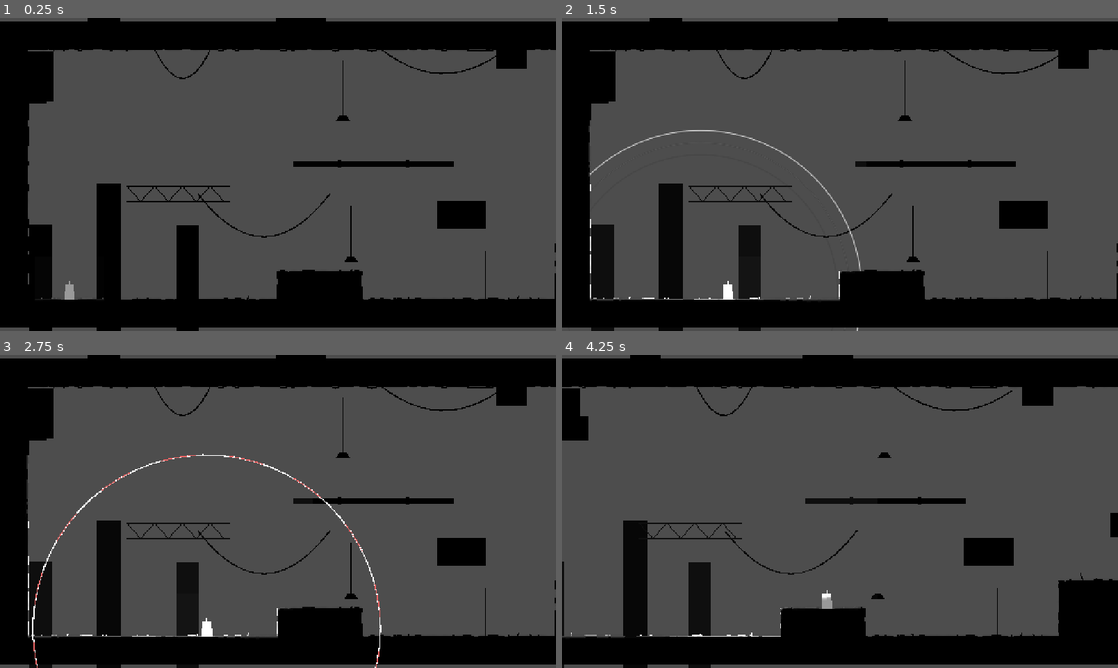
Above: before the commit, frames 1-4 (two rows, left to right).
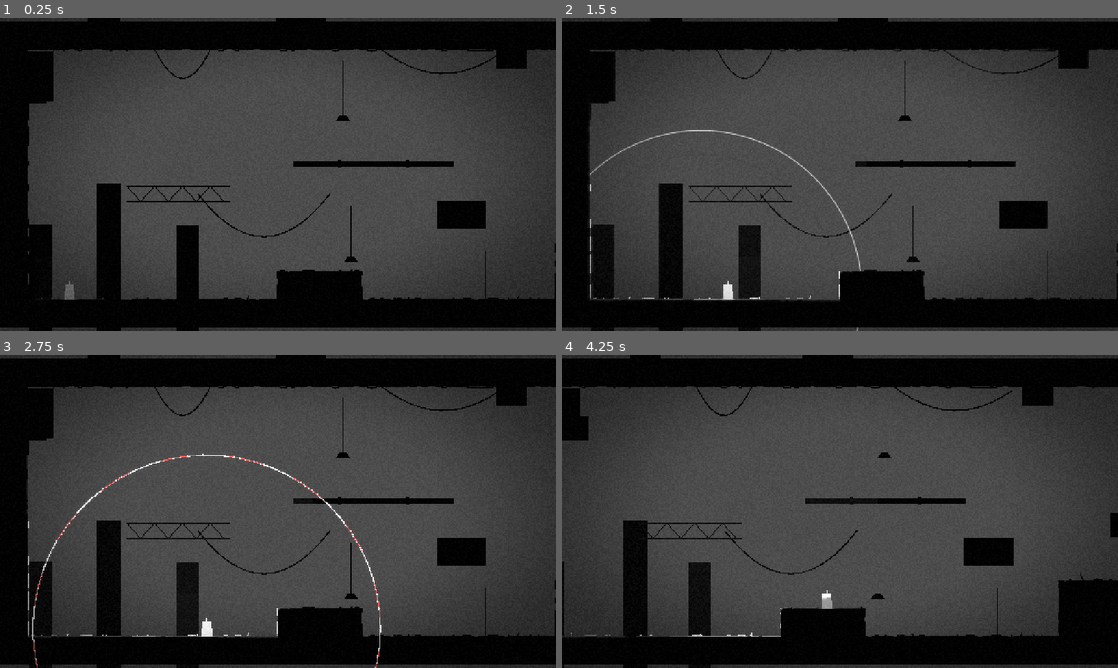
Above: after the commit, the same moments.

Repository: Joshuamathewj2/Signal-Lost
Game: Godot game, scene res://scenes/main/main.tscn
The game is run twice, just before and just after one commit, with the same random seed, the same clock (stepped at 60 frames per second) and the same inputs.
Inputs (mouse positions are in pixels of both pictures, inside the frame that each line leads up to):
- Up to frame 1 (0.25 s): no input
- Up to frame 2 (1.5 s): tap Enter at 0.5 s; move the mouse to (962, 158) at 0.52 s; press the mouse at (962, 158) at 0.53 s; hold D (move_right) from 0.53 s (still down); tap Space (jump) at 0.77 s; tap P at 0.8, 1.35 s; move the mouse to (728, 190) at 1.27 s; release the mouse at (728, 190) at 1.28 s
- Up to frame 3 (2.75 s): tap Space (jump) at 1.52 s; click (166, 527) at 1.55 s; move the mouse to (333, 442) at 2.02 s; release D (move_right) at 2.03 s; press the mouse at (333, 442) at 2.03 s; hold A (move_left) from 2.03 s (still down); tap P at 2.3 s
- Up to frame 4 (4.25 s): move the mouse to (812, 574) at 2.77 s; release A (move_left) at 2.78 s; release the mouse at (812, 574) at 2.78 s; hold D (move_right) from 2.78 s (still down); tap Shift (sneak) at 2.85 s; tap Space (jump) at 3.02, 3.77 s; click (812, 574) at 3.05 s; move the mouse to (1006, 558) at 3.52 s; tap P at 3.6 s; click (1006, 558) at 3.67 s

The runs differ from the first frame. In frame 1, 9.0% of the frame differs, in the area x 0-100%, y 0-100%; in frame 2, 9.4%; in frame 3, 9.3%; in frame 4, 11%.
Error in both runs: Invalid access to property or key 'origin' on a base object of type 'RefCounted (NoiseEvent)'. (res://scenes/sonar/ripple_rings.gd:22)

Commit message:
P6-T1: post fx

Diff:
--- /dev/null
+++ b/scenes/fx/post_fx.gd
@@ -0,0 +1,78 @@
+class_name PostFx
+extends ColorRect
+
+@export var default_vignette_strength: float = 0.45
+@export var default_vignette_radius: float = 0.75
+@export var default_grain_amount: float = 0.06
+@export var default_bloom_amount: float = 0.25
+
+var ca_tween: Tween = null
+var flash_tween: Tween = null
+var mat: ShaderMaterial = null
+
+func _ready() -> void:
+	mat = material as ShaderMaterial
+	set_anchors_preset(Control.PRESET_FULL_RECT)
+	mouse_filter = Control.MOUSE_FILTER_IGNORE
+
+	if GameState != null and GameState.has_signal("detected"):
+		GameState.detected.connect(_on_detected)
+
+	if SceneRouter != null and SceneRouter.has_signal("level_loaded"):
+		SceneRouter.level_loaded.connect(_on_level_loaded)
+
+	_apply_settings()
+
+func _on_level_loaded(root: Node) -> void:
+	var player: Node = root.get_tree().get_first_node_in_group(&"player")
+	if player != null:
+		var charger: PulseCharger = player.get_node_or_null("PulseCharger") as PulseCharger
+		if charger != null and not charger.pulse_released.is_connected(_on_pulse_released):
+			charger.pulse_released.connect(_on_pulse_released)
+
+func _on_pulse_released(profile: PulseProfile, _origin: Vector2) -> void:
+	if profile != null and profile.id == &"scream":
+		burst_ca(0.012, 0.4)
+
+func _on_detected() -> void:
+	flash_frame(0.35, 0.12)
+	burst_ca(0.008, 0.4)
+
+func burst_ca(amount: float, duration: float) -> void:
+	if mat == null:
+		return
+	if ca_tween != null and ca_tween.is_valid():
+		ca_tween.kill()
+	mat.set_shader_parameter(&"ca_amount", amount)
+	ca_tween = create_tween()
+	ca_tween.tween_method(func(v: float) -> void:
+		if mat != null:
+			mat.set_shader_parameter(&"ca_amount", v)
+	, amount, 0.0, duration)
+
+func flash_frame(amount: float, duration: float) -> void:
+	if mat == null:
+		return
+	if flash_tween != null and flash_tween.is_valid():
+		flash_tween.kill()
+	mat.set_shader_parameter(&"flash", amount)
+	flash_tween = create_tween()
+	flash_tween.tween_method(func(v: float) -> void:
+		if mat != null:
+			mat.set_shader_parameter(&"flash", v)
+	, amount, 0.0, duration)
+
+func _apply_settings() -> void:
+	if mat == null:
+		return
+	mat.set_shader_parameter(&"vignette_strength", default_vignette_strength)
+	mat.set_shader_parameter(&"vignette_radius", default_vignette_radius)
+	mat.set_shader_parameter(&"grain_amount", default_grain_amount)
+	mat.set_shader_parameter(&"bloom_amount", default_bloom_amount)
+
+func _unhandled_input(event: InputEvent) -> void:
+	if OS.is_debug_build() and event is InputEventKey:
+		var ke: InputEventKey = event as InputEventKey
+		if ke.pressed and not ke.echo and ke.keycode == KEY_P:
+			burst_ca(0.012, 0.4)
+			flash_frame(0.35, 0.12)
--- /dev/null
+++ b/scenes/fx/post_fx.tscn
@@ -0,0 +1,24 @@
+[gd_scene format=3 uid="uid://cpost_fx_01"]
+
+[ext_resource type="Shader" path="res://shaders/post_fx.gdshader" id="1_pfxs"]
+[ext_resource type="Script" path="res://scenes/fx/post_fx.gd" id="2_pfxg"]
+
+[sub_resource type="ShaderMaterial" id="ShaderMaterial_pfx"]
+shader = ExtResource("1_pfxs")
+shader_parameter/vignette_strength = 0.45
+shader_parameter/vignette_radius = 0.75
+shader_parameter/grain_amount = 0.06
+shader_parameter/ca_amount = 0.0
+shader_parameter/flash = 0.0
+shader_parameter/bloom_amount = 0.25
+shader_parameter/ca_mono = true
+
+[node name="PostFx" type="ColorRect"]
+material = SubResource("ShaderMaterial_pfx")
+anchors_preset = 15
+anchor_right = 1.0
+anchor_bottom = 1.0
+grow_horizontal = 2
+grow_vertical = 2
+mouse_filter = 2
+script = ExtResource("2_pfxg")
--- a/scenes/main/main.tscn
+++ b/scenes/main/main.tscn
@@ -3,6 +3,7 @@
 [ext_resource type="Script" path="res://scenes/main/main.gd" id="1_main"]
 [ext_resource type="Script" path="res://scenes/main/boot.gd" id="2_boot"]
 [ext_resource type="PackedScene" path="res://scenes/debug/debug_overlay.tscn" id="3_dbg"]
+[ext_resource type="PackedScene" path="res://scenes/fx/post_fx.tscn" id="4_pfx"]
 
 [node name="Main" type="Node"]
 script = ExtResource("1_main")
@@ -11,6 +12,8 @@
 
 [node name="PostFx" type="CanvasLayer" parent="."]
 layer = 10
+
+[node name="PostFx" parent="PostFx" instance=ExtResource("4_pfx")]
 
 [node name="HUD" type="CanvasLayer" parent="."]
 layer = 20
--- /dev/null
+++ b/shaders/post_fx.gdshader
@@ -0,0 +1,54 @@
+shader_type canvas_item;
+
+uniform sampler2D screen_tex : hint_screen_texture, filter_linear_mipmap;
+
+uniform float vignette_strength : hint_range(0.0, 1.0) = 0.45;
+uniform float vignette_radius : hint_range(0.0, 2.0) = 0.75;
+uniform float grain_amount : hint_range(0.0, 0.5) = 0.06;
+uniform float ca_amount : hint_range(0.0, 0.1) = 0.0;
+uniform float flash : hint_range(0.0, 1.0) = 0.0;
+uniform float bloom_amount : hint_range(0.0, 1.0) = 0.25;
+uniform bool ca_mono = true;
+
+float luminance(vec3 color) {
+	return dot(color, vec3(0.299, 0.587, 0.114));
+}
+
+float hash(vec2 p) {
+	return fract(sin(dot(p, vec2(12.9898, 78.233))) * 43758.5453);
+}
+
+void fragment() {
+	vec2 uv = SCREEN_UV;
+	vec2 dir = uv - 0.5;
+	vec3 c = texture(screen_tex, uv).rgb;
+
+	if (ca_amount > 0.0) {
+		float l1 = luminance(texture(screen_tex, uv + dir * ca_amount).rgb);
+		float l2 = luminance(texture(screen_tex, uv - dir * ca_amount).rgb);
+		c = max(c, vec3((l1 + l2) * 0.25));
+	}
+
+	// 5-tap cross blur bright-pass
+	vec2 px = vec2(2.0) * SCREEN_PIXEL_SIZE;
+	vec3 b = max(texture(screen_tex, uv + vec2(px.x, 0.0)).rgb - 0.6, vec3(0.0)) +
+			 max(texture(screen_tex, uv - vec2(px.x, 0.0)).rgb - 0.6, vec3(0.0)) +
+			 max(texture(screen_tex, uv + vec2(0.0, px.y)).rgb - 0.6, vec3(0.0)) +
+			 max(texture(screen_tex, uv - vec2(0.0, px.y)).rgb - 0.6, vec3(0.0)) +
+			 max(c - 0.6, vec3(0.0));
+	b *= 0.2;
+	c += b * bloom_amount;
+
+	// Vignette
+	float v = smoothstep(vignette_radius, vignette_radius - 0.45, length(dir) * 1.2);
+	c *= mix(1.0 - vignette_strength, 1.0, v);
+
+	// Grain
+	float n = hash(uv * vec2(1280.0, 720.0) + fract(TIME) * 91.0) - 0.5;
+	c += n * grain_amount;
+
+	// Flash
+	c = mix(c, vec3(1.0), flash);
+
+	COLOR = vec4(c, 1.0);
+}
Not shown, added: scenes/fx/post_fx.gd.uid
Not shown, added: shaders/post_fx.gdshader.uid
Not shown, changed: CHANGELOG.md
Not shown, changed: docs/TASKS.md
